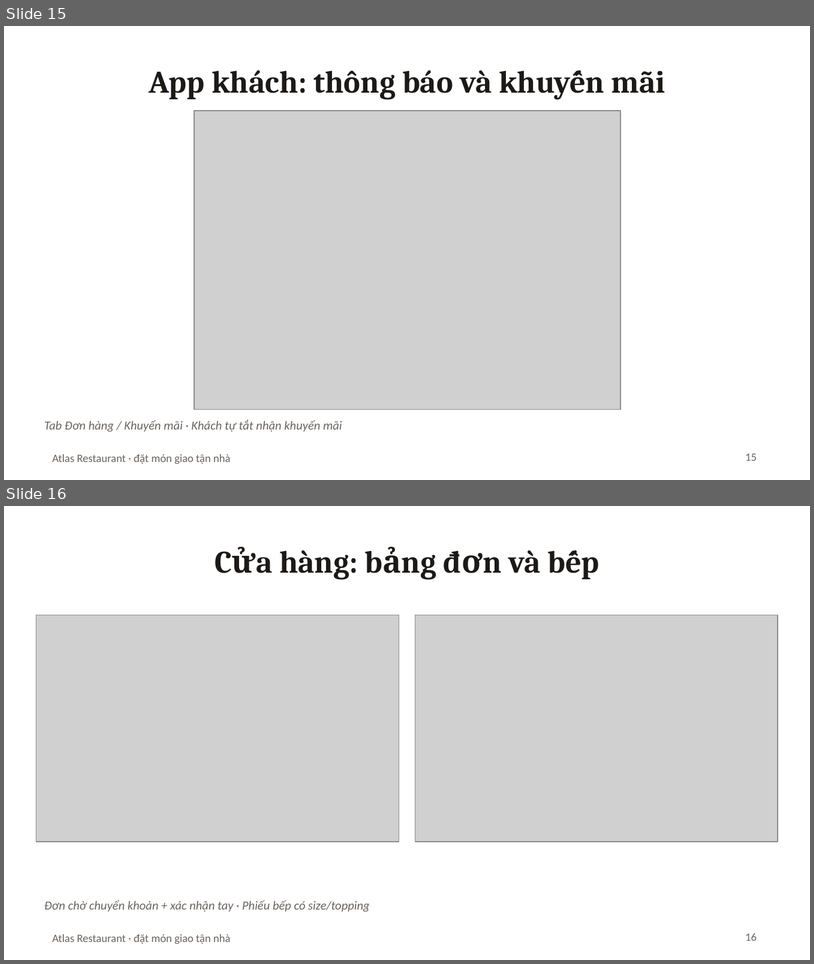
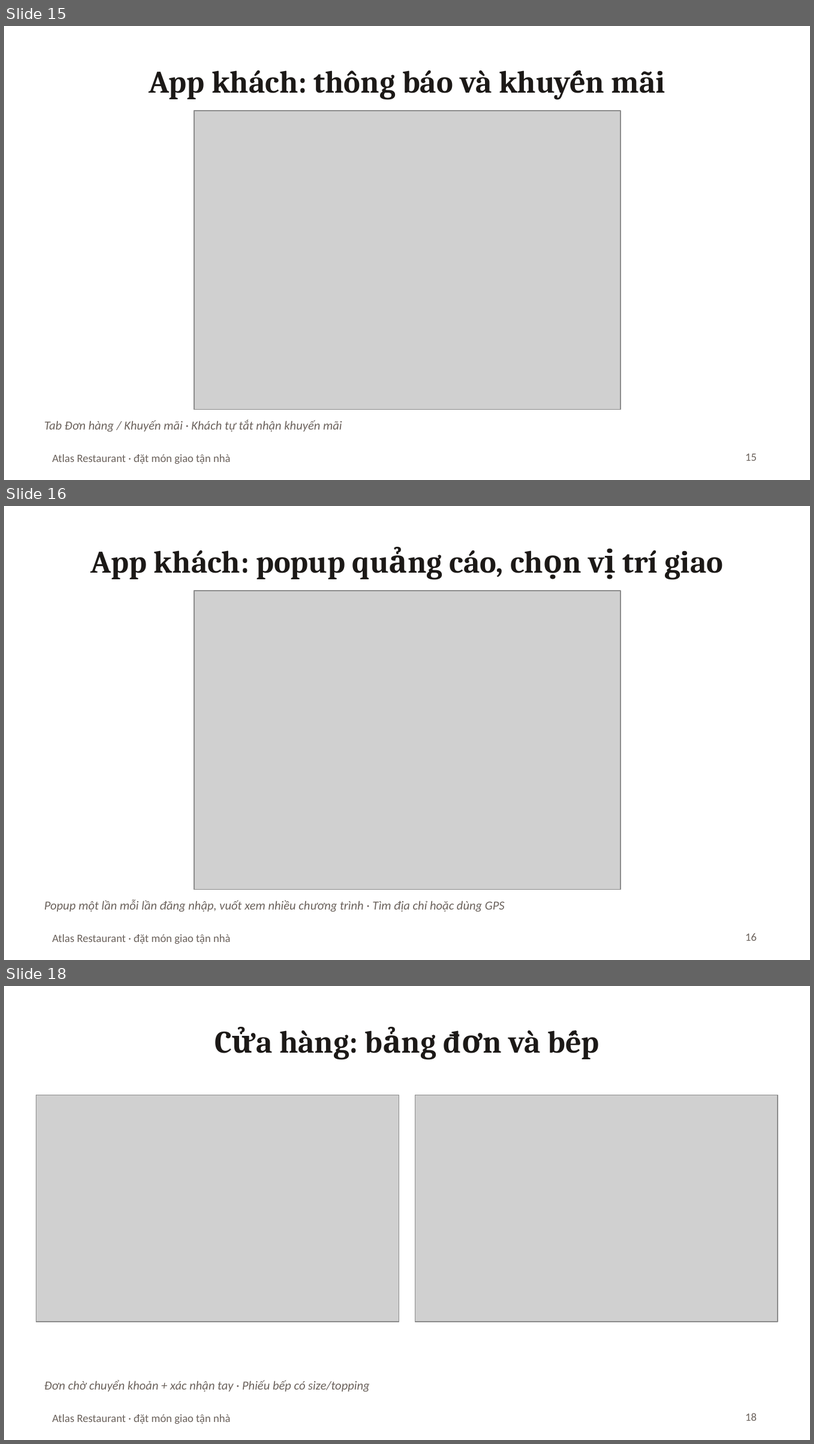
Before and after one commit to Anpham120/restaurant-ordering-mobile, a slide deck: docs/Slide_BTL_AtlasRestaurant.pptx. Shown one above the other, each under a label of ours: slides 15 and 16 before the commit, slides 15, 16 and 18 after it; the slides between them are not shown. The pictures are 814x964 and 814x1444 pixels, drawn with LibreOffice and Linux fonts; fonts in the diff are those of the drawing; grey boxes stand for pictures. Boxes give left, top, right and bottom in pixels: in the first picture for what was removed or moved away, otherwise in the second. Text is boxed around its words. In the diff, an @@ line names an element or a change of style, - is before the commit and + after.

```diff
--- a/docs/Slide_BTL_AtlasRestaurant.pptx
+++ b/docs/Slide_BTL_AtlasRestaurant.pptx
@@ slide 16 added at box(4, 506, 810, 960), background #FFFFFF; not listed: 1 template element that a slide beside it also shows @@
@@ title added at box(91, 550, 723, 580), 28 pt, text #1C1917, bold @@
+App khách: popup quảng cáo, chọn vị trí giao
@@ picture added at box(194, 591, 621, 889) @@
@@ text added at box(44, 899, 505, 912), 11 pt, text #6B625C, italic @@
+Popup một lần mỗi lần đăng nhập, vuốt xem nhiều chương trình · Tìm địa chỉ hoặc dùng GPS
@@ page number added at box(746, 933, 757, 940), 10 pt, text #6B625C @@
+16
@@ what was slide 16 is now slide 18 @@
@@ page number at box(746, 1413, 757, 1420): text changed @@
-16
+18
```
Also in this commit, not shown: 5 slides changed, 2 other slides added, 9 other files.
